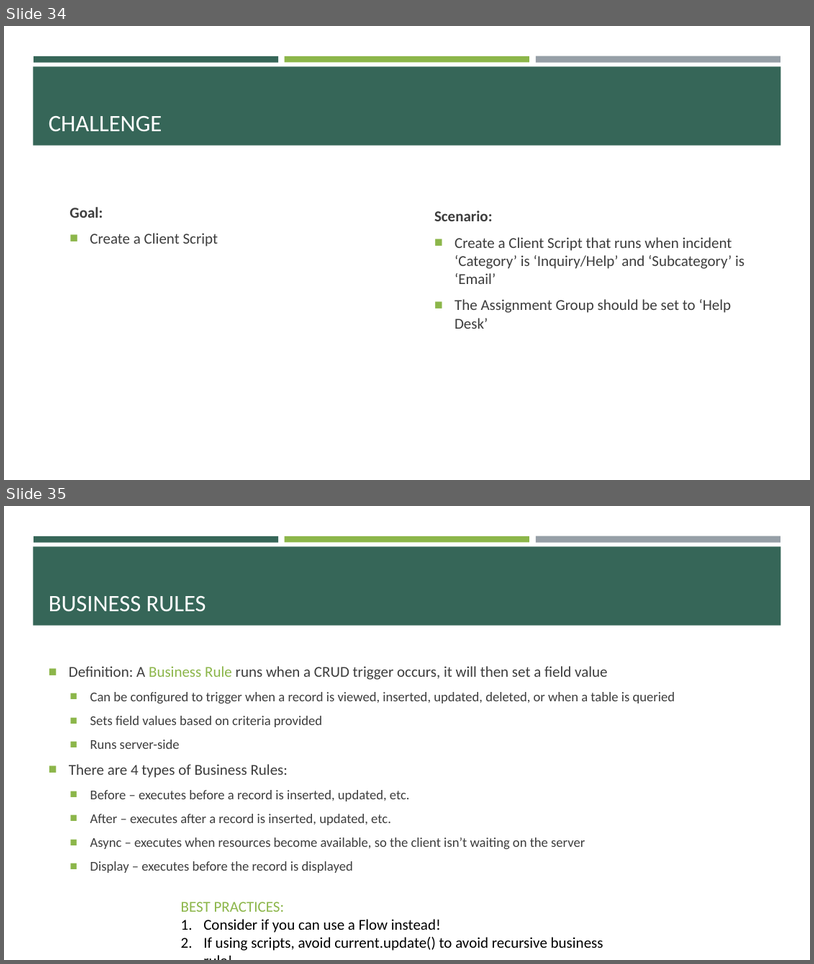
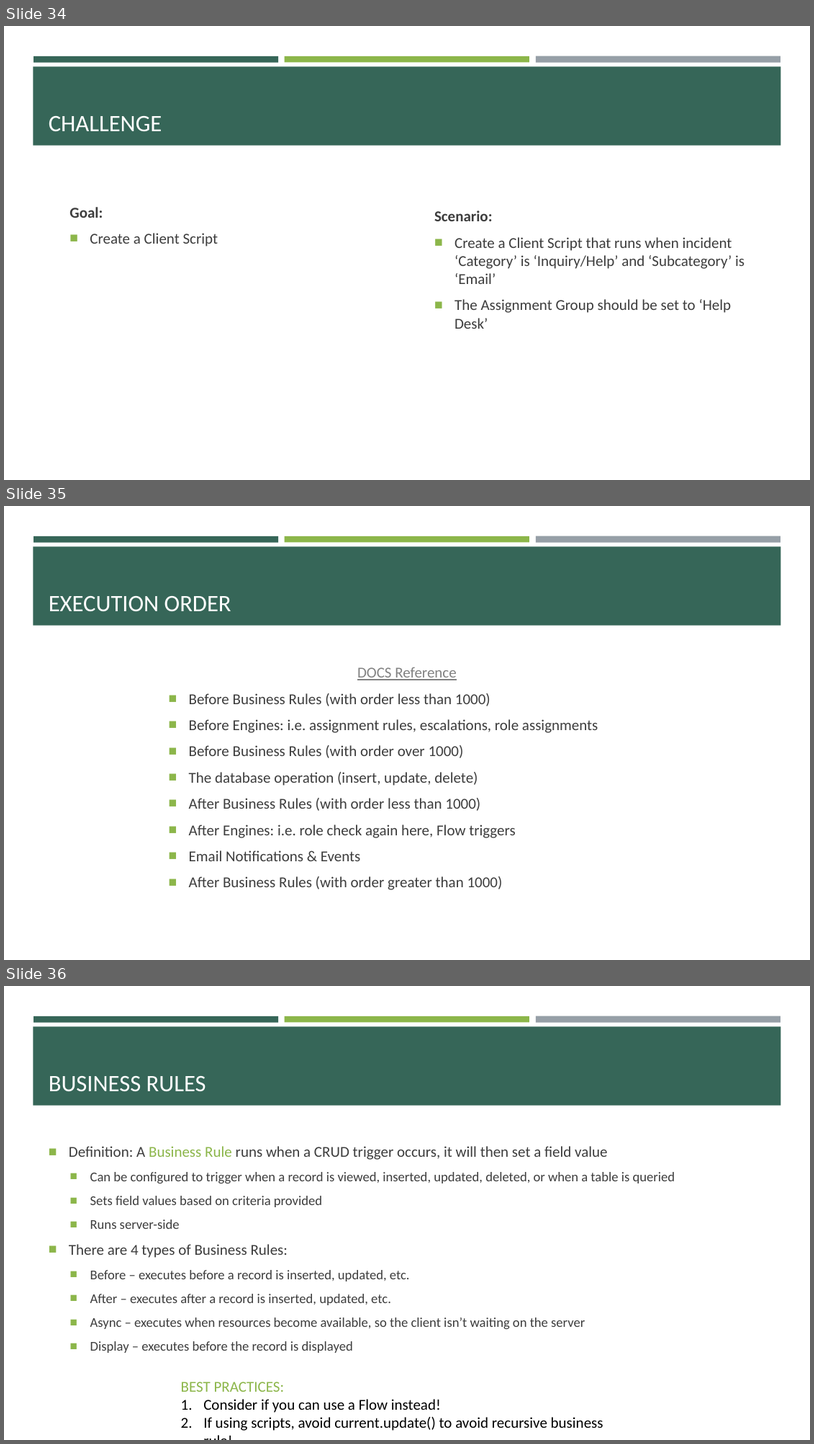
Before and after one commit to e-m-wilson/SNOW, a slide deck: Week_6/Data_Migration_&_Integration.pptx. Shown one above the other, each under a label of ours: slides 34 and 35 before the commit, slides 34, 35 and 36 after it. The pictures are 814x964 and 814x1444 pixels, drawn with LibreOffice and Linux fonts; fonts in the diff are those of the drawing. Boxes give left, top, right and bottom in pixels: in the first picture for what was removed or moved away, otherwise in the second. Text is boxed around its words. In the diff, an @@ line names an element or a change of style, - is before the commit and + after.

```diff
--- a/Week_6/Data_Migration_&_Integration.pptx
+++ b/Week_6/Data_Migration_&_Integration.pptx
@@ slide 35 added at bbox=[4, 506, 810, 960], background #FFFFFF; not listed: 4 template elements that a slide beside it also shows @@
@@ title added at bbox=[49, 596, 232, 611], 28 pt, text #FFFFFF @@
+EXECUTION ORDER
@@ text added at bbox=[189, 667, 598, 890], 18 pt, text #3D3D3D @@
+DOCS Reference
+■ Before Business Rules (with order less than 1000)
+■ Before Engines: i.e. assignment rules, escalations, role assignments
+■ Before Business Rules (with order over 1000)
+■ The database operation (insert, update, delete)
+■ After Business Rules (with order less than 1000)
+■ After Engines: i.e. role check again here, Flow triggers
+■ Email Notifications & Events
+■ After Business Rules (with order greater than 1000)
@@ what was slide 35 is now slide 36 @@
```
Also in this commit, not shown: 16 other slides added, 4 other files.
